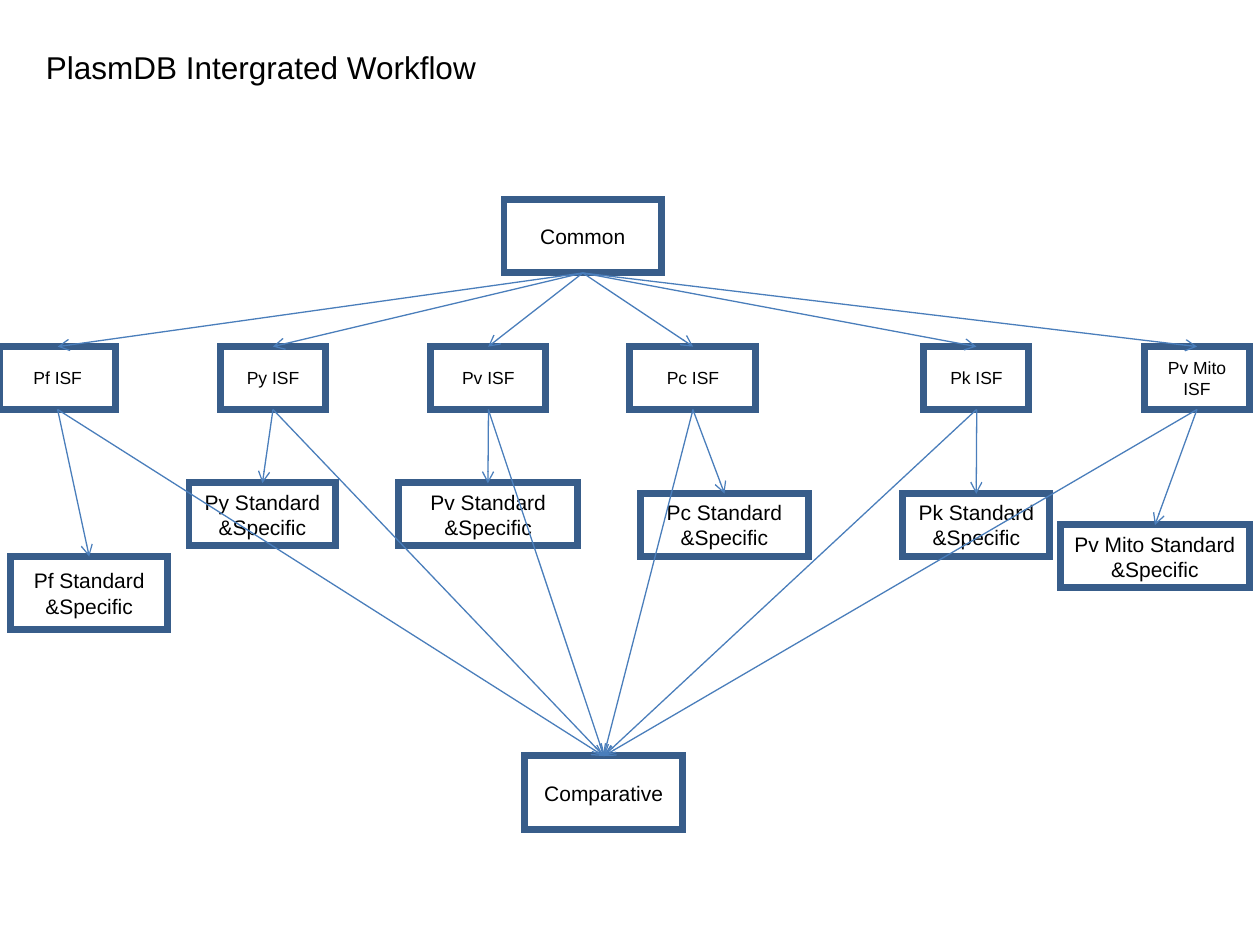
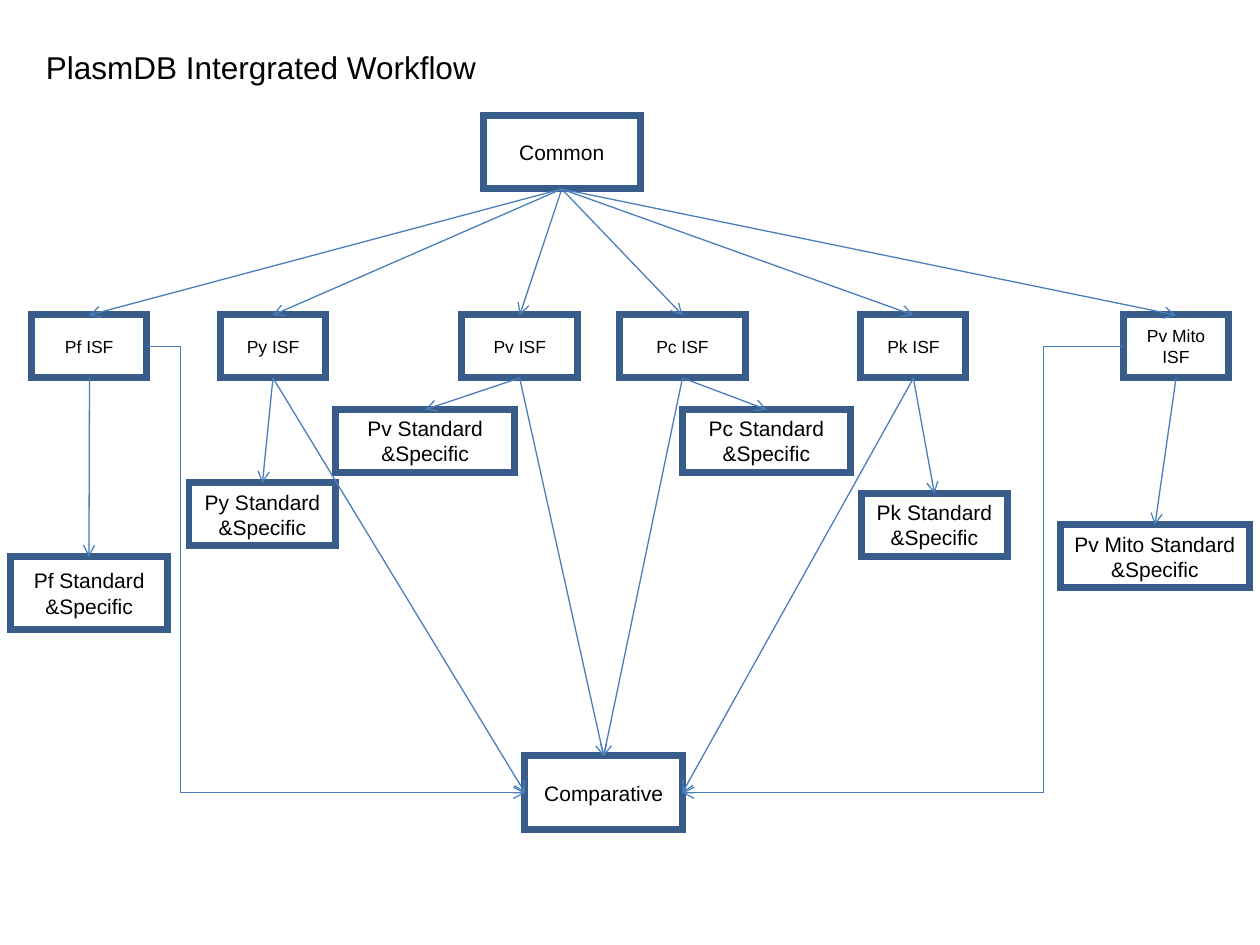
Before and after one commit to VEuPathDB/ApiCommonWorkflow, a slide deck: slide 1 of Main/doc/IntegratedWorkflow.ppt. Drawn at 1260x945 pixels with LibreOffice and Linux fonts; fonts in the diff are those of the drawing. Boxes give left, top, right and bottom in pixels: in the first picture for what was removed or moved away, otherwise in the second. Text is boxed around its words. In the diff, an @@ line names an element or a change of style, - is before the commit and + after.

```diff
--- a/Main/doc/IntegratedWorkflow.ppt
+++ b/Main/doc/IntegratedWorkflow.ppt
@@ rectangle "Common": place and size @@
-rectangle "Common" at [504, 199, 662, 272]
+rectangle "Common" at [483, 116, 640, 189]
@@ arrow moved from (583, 273) - (58, 346) to (562, 189) - (89, 315) @@
@@ arrow moved from (583, 273) - (273, 346) to (562, 189) - (273, 315) @@
@@ arrow moved from (583, 273) - (488, 346) to (562, 189) - (519, 315) @@
@@ arrow moved from (583, 273) - (1197, 346) to (562, 189) - (1176, 315) @@
@@ arrow moved from (583, 273) - (693, 346) to (562, 189) - (683, 315) @@
@@ arrow moved from (582, 273) - (976, 346) to (562, 189) - (914, 315) @@
@@ rectangle "Pf ISF": place and size @@
-rectangle "Pf ISF" at [0, 346, 116, 410]
+rectangle "Pf ISF" at [32, 315, 147, 378]
@@ rectangle "Py ISF": place and size @@
-rectangle "Py ISF" at [220, 346, 325, 410]
+rectangle "Py ISF" at [220, 315, 325, 378]
@@ rectangle "Pv ISF": place and size @@
-rectangle "Pv ISF" at [431, 346, 547, 410]
+rectangle "Pv ISF" at [462, 315, 578, 378]
@@ rectangle "Pc ISF": place and size @@
-rectangle "Pc ISF" at [630, 346, 756, 410]
+rectangle "Pc ISF" at [620, 315, 746, 378]
@@ rectangle "Pk ISF": place and size @@
-rectangle "Pk ISF" at [924, 346, 1028, 410]
+rectangle "Pk ISF" at [861, 315, 965, 378]
@@ rectangle "Pv Mito ISF": place and size @@
-rectangle "Pv Mito ISF" at [1144, 346, 1249, 410]
+rectangle "Pv Mito ISF" at [1124, 315, 1228, 378]
@@ arrow moved from (58, 410) - (604, 756) to (147, 346) - (525, 793) @@
@@ arrow (147, 346) - (525, 793): arrow to elbow arrow @@
@@ arrow moved from (1197, 410) - (604, 756) to (1124, 346) - (683, 793) @@
@@ arrow (1124, 346) - (683, 793): arrow to elbow arrow @@
@@ arrow moved from (58, 410) - (89, 557) to (89, 378) - (89, 557) @@
@@ arrow moved from (273, 410) - (262, 483) to (273, 378) - (262, 483) @@
@@ arrow moved from (273, 410) - (604, 756) to (273, 378) - (525, 793) @@
@@ arrow moved from (489, 410) - (488, 484) to (520, 378) - (425, 410) @@
@@ arrow moved from (489, 410) - (604, 756) to (519, 378) - (604, 756) @@
@@ arrow moved from (693, 410) - (604, 756) to (683, 378) - (604, 756) @@
@@ arrow moved from (976, 410) - (604, 756) to (914, 378) - (683, 793) @@
@@ arrow moved from (693, 410) - (724, 494) to (683, 378) - (766, 410) @@
@@ arrow moved from (976, 410) - (976, 494) to (914, 378) - (935, 494) @@
@@ arrow moved from (1197, 410) - (1155, 525) to (1176, 378) - (1155, 525) @@
@@ rectangle "Pv Standard &Specific": place and size @@
-rectangle "Pv Standard &Specific" at [399, 483, 578, 546]
+rectangle "Pv Standard &Specific" at [336, 410, 515, 472]
@@ rectangle "Pc Standard &Specific": place and size @@
-rectangle "Pc Standard &Specific" at [640, 494, 808, 557]
+rectangle "Pc Standard &Specific" at [683, 410, 850, 472]
@@ rectangle "Pk Standard &Specific": place and size @@
-rectangle "Pk Standard &Specific" at [903, 494, 1051, 557]
+rectangle "Pk Standard &Specific" at [861, 494, 1008, 557]
```
Also in this commit, not shown: 7 other slides changed, 4 slides added, 1 slide removed.
